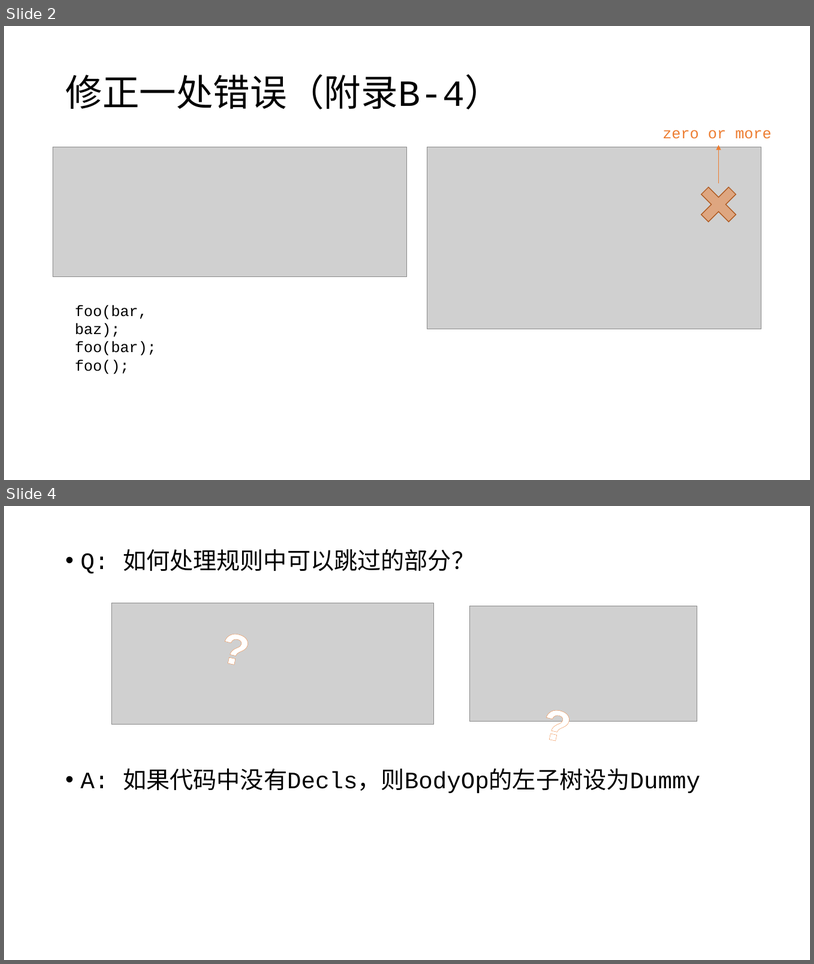
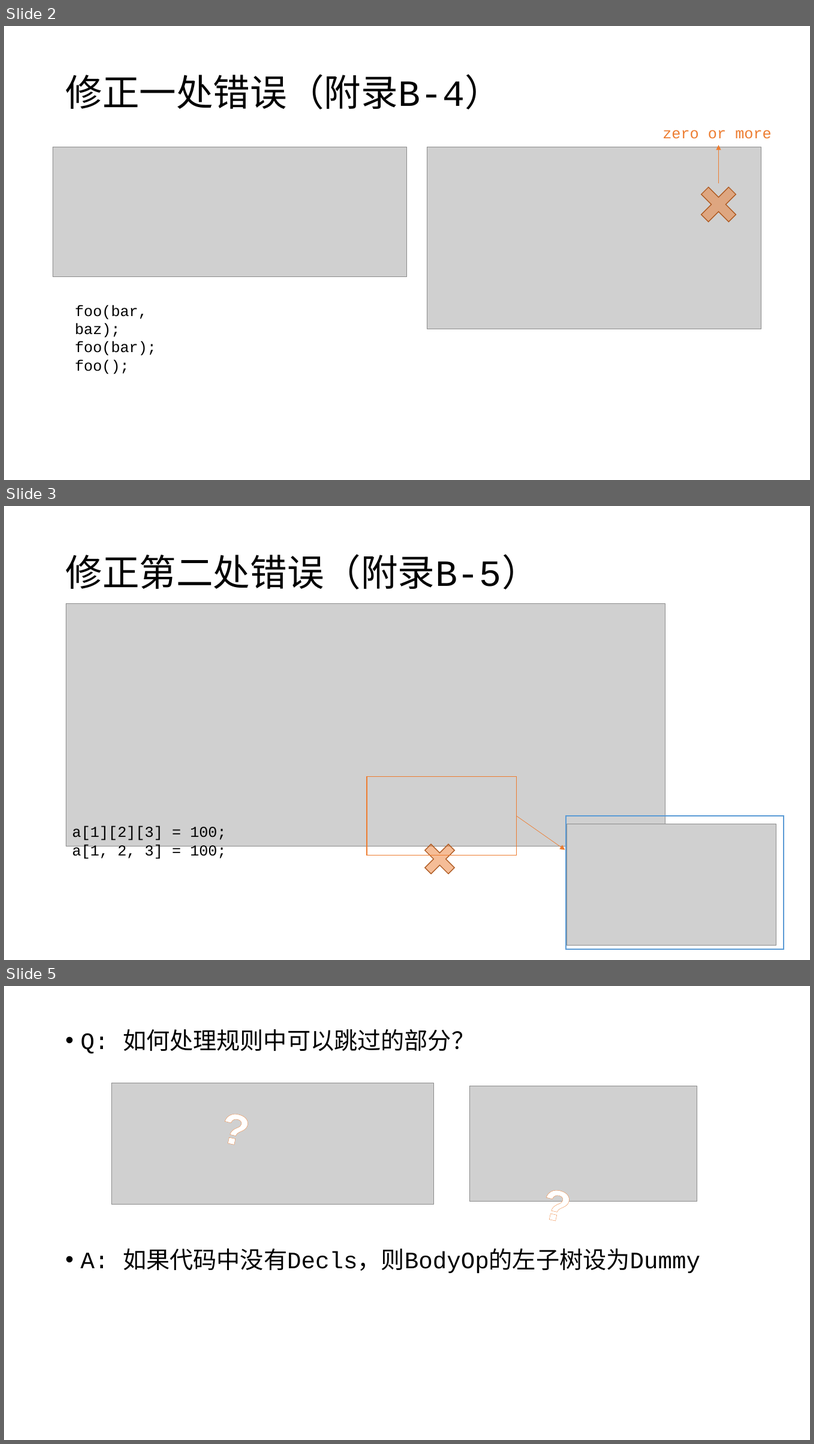
Before and after one commit to ziyan-wang/ziyan-wang.github.io, a slide deck: files/sysu-dcs290/project2-qa.pptx. Shown one above the other, each under a label of ours: slides 2 and 4 before the commit, slides 2, 3 and 5 after it; the slides between them are not shown. The pictures are 814x964 and 814x1444 pixels, drawn with LibreOffice and Linux fonts; fonts in the diff are those of the drawing; grey boxes stand for pictures. Boxes give left, top, right and bottom in pixels: in the first picture for what was removed or moved away, otherwise in the second. Text is boxed around its words. In the diff, an @@ line names an element or a change of style, - is before the commit and + after.

```diff
--- a/files/sysu-dcs290/project2-qa.pptx
+++ b/files/sysu-dcs290/project2-qa.pptx
@@ slide 3 added at box(4, 506, 810, 960), background #FFFFFF @@
@@ title added at box(65, 554, 539, 589), 44 pt, text #000000 @@
+修正第二处错误（附录B-5）
@@ picture added at box(66, 604, 666, 847) @@
@@ rectangle added at box(367, 777, 517, 855), outline #ED7D31 1 pt @@
@@ text added at box(72, 826, 226, 859), 18 pt, text #000000 @@
+a[1][2][3] = 100;
+a[1, 2, 3] = 100;
@@ arrow added from (517, 816) to (566, 850), #ED7D31 0.5 pt @@
@@ rectangle added at box(566, 816, 784, 949), outline #5B9BD5 1 pt @@
@@ picture added at box(567, 824, 777, 945) @@
@@ cross added at box(417, 837, 462, 882), fill #ED7D31 at 50% opacity, outline #AF5C24 1 pt @@
@@ what was slide 4 is now slide 5 @@
```
Also in this commit, not shown: 2 slides changed, 1 other file.
